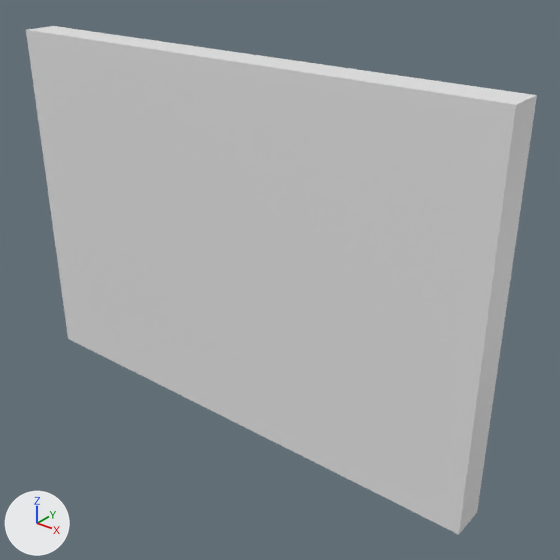
A saved change to the glTF model models/museum/declaration.glb.
Both versions are drawn from a 50 mm camera at (8.21, -9.01, 8.63) aimed at (0.74, 0.33, 2.84). Arrows for +X, +Y and +Z are at lower left; the lights stay in place. Objects named as collision shapes, trigger or cutter boxes, shadow casters or lower levels of detail are left out.

In view in the first picture: 'declaration'.
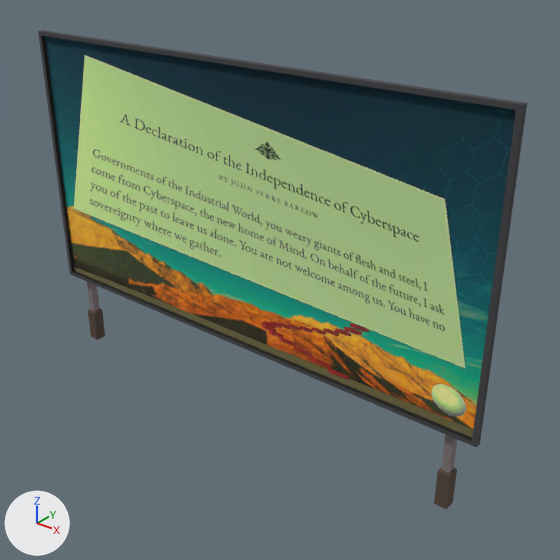
The change, as a list of edits to the scene's bpy script:
```text
Change ob_declaration:
    ob_declaration.scale: (4.74, 4.74, 4.74) -> (1.0, 1.0, 1.0)
    ob_declaration: bpy.data.objects.new('declaration', me_cube_611) -> bpy.data.objects.new('declaration', me_cube_608)
    ob_declaration.location: (0.0, 0.0, 4.55) -> (0.0, 0.0, -0.17)
```

Pixel boxes (x1, y1, x2, y2) of what changed, in the pictures (560 x 560 px):
'declaration', reshaped, moved, rescaled
    before: (26, 26, 537, 535)
    after: (38, 30, 527, 509)
